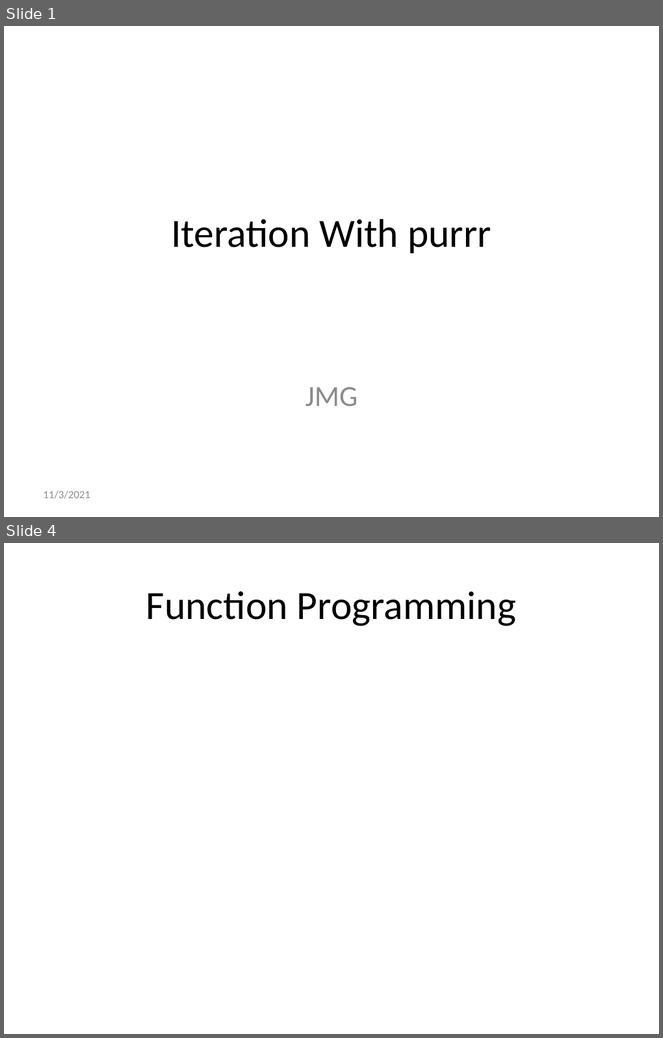
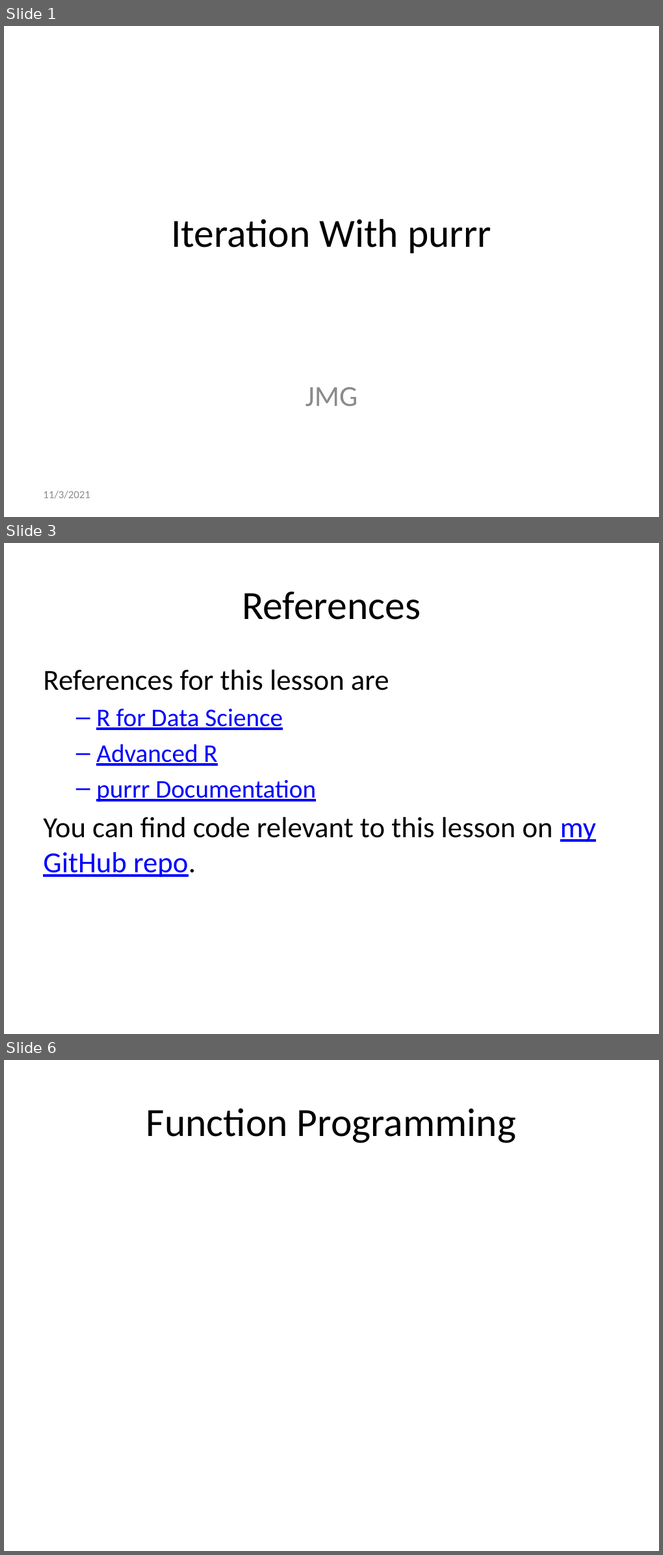
Before and after one commit to jmgraham30/SWBmodules, a slide deck: iteration_with_purrr.pptx. Shown one above the other, each under a label of ours: slides 1 and 4 before the commit, slides 1, 3 and 6 after it; the slides between them are not shown. The pictures are 663x1038 and 663x1555 pixels, drawn with LibreOffice and Linux fonts; fonts in the diff are those of the drawing. Boxes give left, top, right and bottom in pixels: in the first picture for what was removed or moved away, otherwise in the second. Text is boxed around its words. In the diff, an @@ line names an element or a change of style, - is before the commit and + after.

```diff
--- a/iteration_with_purrr.pptx
+++ b/iteration_with_purrr.pptx
@@ slide 3 added at <box>4,543,659,1034</box>, background #FFFFFF @@
@@ title added at <box>242,591,421,620</box>, 44 pt, text #000000 @@
+References
@@ text added at <box>43,670,596,878</box>, 32 pt, text #000000 @@
+References for this lesson are
+  – R for Data Science
+  – Advanced R
+  – purrr Documentation
+You can find code relevant to this lesson on my GitHub repo.
@@ what was slide 4 is now slide 6 @@
```
Also in this commit, not shown: 1 slide changed, 2 other slides added, 1 slide removed, 1 other file.
